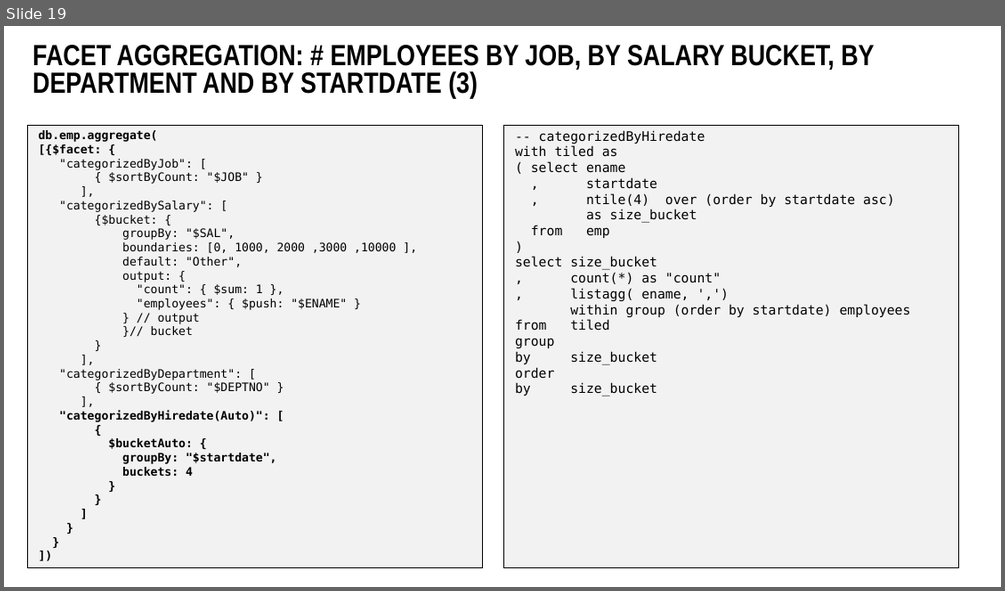
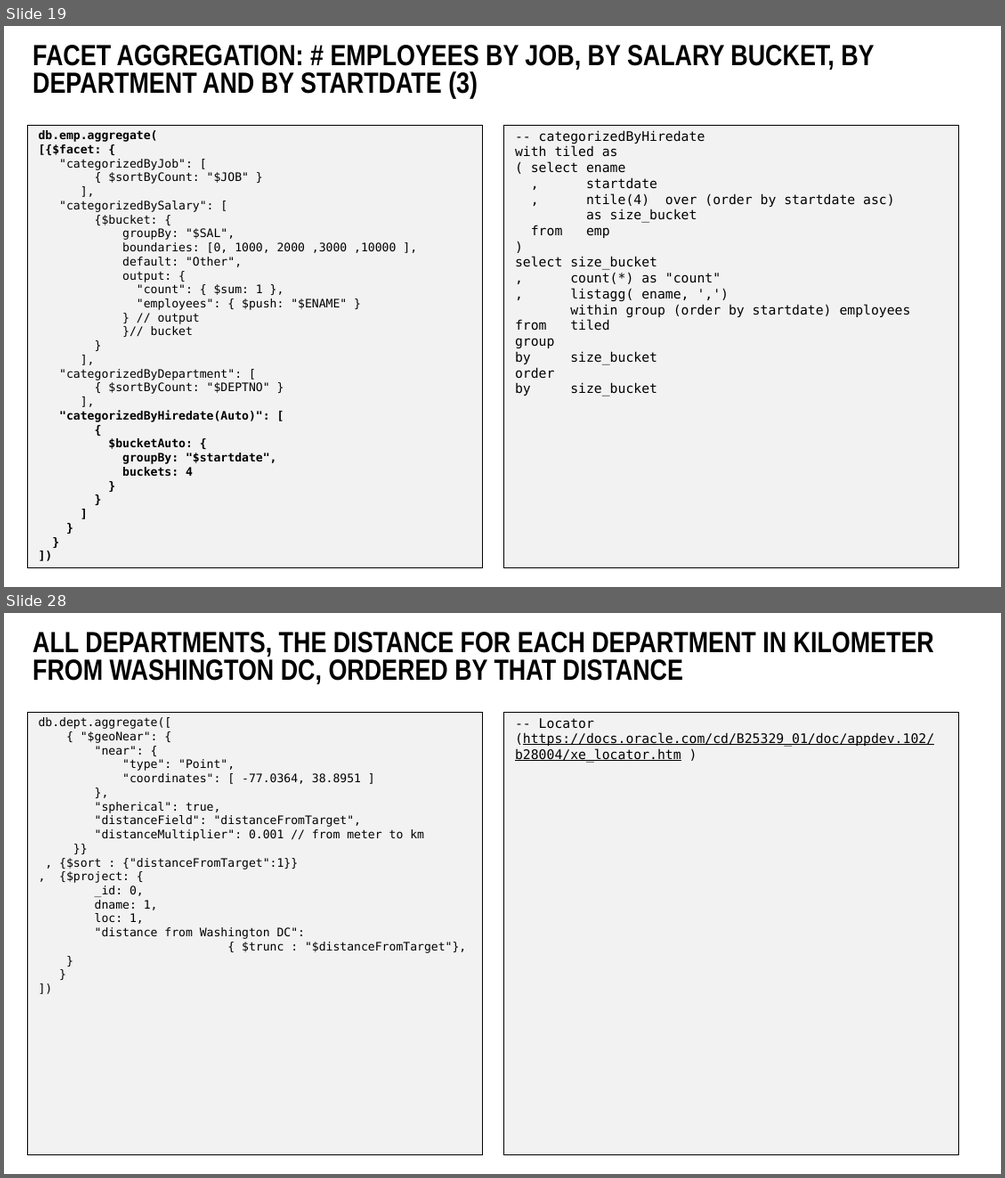
Before and after one commit to lucasjellema/sig-nosql-mongodb, a slide deck: mongodb-find-agg-vs-oracle-sql.pptx. Shown one above the other, each under a label of ours: slide 19 before the commit, slides 19 and 28 after it; the slides between them are not shown. The pictures are 1005x591 and 1005x1178 pixels, drawn with LibreOffice and Linux fonts; fonts in the diff are those of the drawing; background and template pictures are left out. Boxes give left, top, right and bottom in pixels: in the first picture for what was removed or moved away, otherwise in the second. Text is boxed around its words. In the diff, an @@ line names an element or a change of style, - is before the commit and + after.

Commit message:
Adding geo, text, nested & materialized

```diff
--- a/mongodb-find-agg-vs-oracle-sql.pptx
+++ b/mongodb-find-agg-vs-oracle-sql.pptx
@@ slide 28 added at (x1=4, y1=613, x2=1001, y2=1174), background #FFFFFF @@
@@ title added at (x1=32, y1=632, x2=934, y2=684), 40 pt, text #000000, bold @@
+ALL DEPARTMENTS, THE DISTANCE FOR EACH DEPARTMENT IN KILOMETER FROM WASHINGTON DC, ORDERED BY THAT DISTANCE
@@ rectangle added at (x1=27, y1=712, x2=482, y2=1155), fill #F2F2F2, outline #000000 0.5 pt @@
@@ text added at (x1=39, y1=717, x2=466, y2=953), 16 pt, text #000000 @@
+db.dept.aggregate([
+{ "$geoNear": {
+"near": {
+"type": "Point",
+"coordinates": [ -77.0364, 38.8951 ]
+},
+"spherical": true,
+"distanceField": "distanceFromTarget",
+"distanceMultiplier": 0.001 // from meter to km
+}}
+, {$sort : {"distanceFromTarget":1}}
+, {$project: {
+_id: 0,
+dname: 1,
+loc: 1,
+"distance from Washington DC":
+{ $trunc : "$distanceFromTarget"},
+}
+}
+])
@@ rectangle added at (x1=503, y1=712, x2=958, y2=1155), fill #F2F2F2, outline #000000 0.5 pt @@
@@ text added at (x1=515, y1=718, x2=934, y2=763), 18 pt, text #000000, underline @@
+-- Locator
+(https://docs.oracle.com/cd/B25329_01/doc/appdev.102/b28004/xe_locator.htm )
```
Also in this commit, not shown: 11 other slides added.
